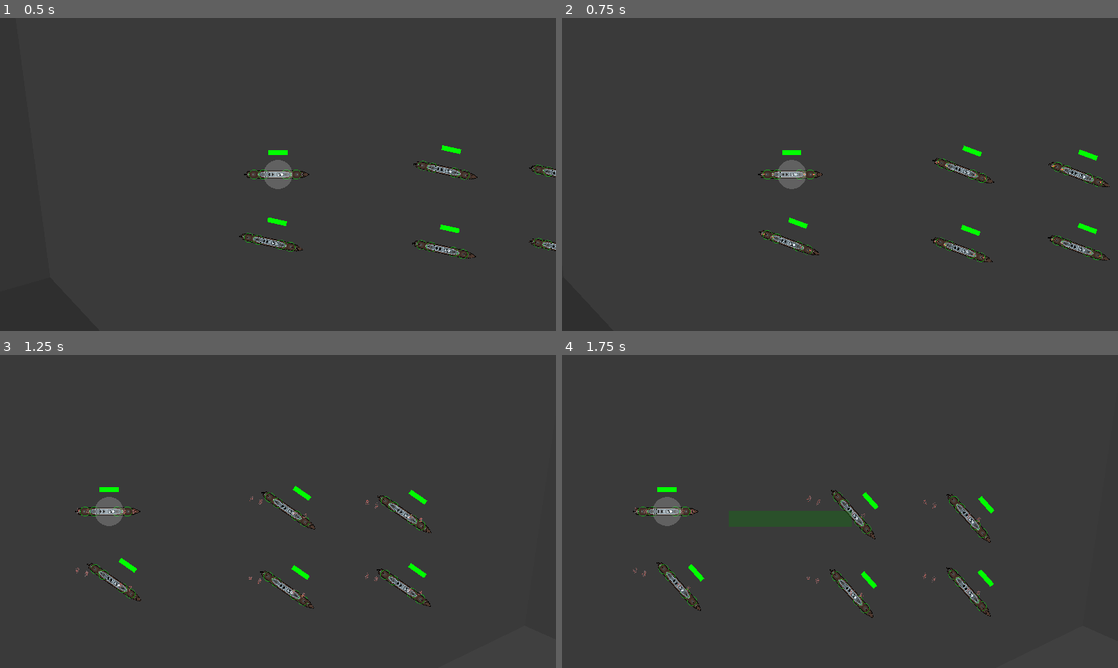
Above: before the commit, frames 1-4 (two rows, left to right).
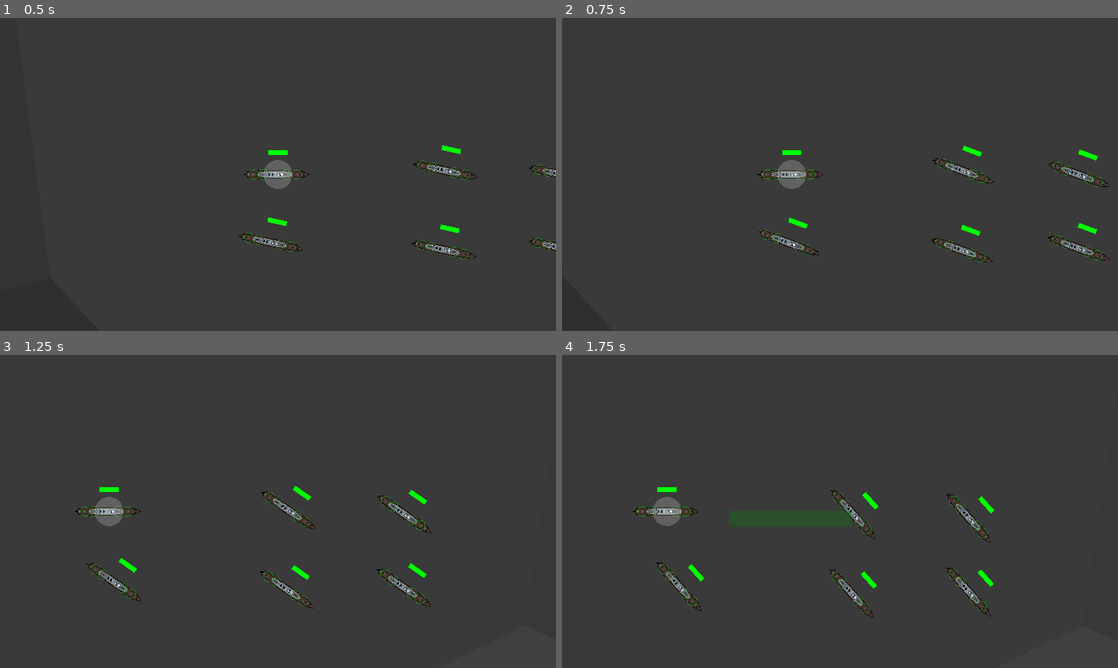
Above: after the commit, the same moments.

Repository: ObfuscatedOwl/bote-game
Game: Godot game, scene res://scenes/testScene.tscn
The game is run twice, just before and just after one commit, with the same random seed, the same clock (stepped at 60 frames per second) and the same inputs.
Inputs (mouse positions are in pixels of both pictures, inside the frame that each line leads up to):
- Up to frame 1 (0.5 s): no input
- Up to frame 2 (0.75 s): tap Enter (runRotor) at 0.5 s; move the mouse to (962, 158) at 0.52 s; hold Right (ui_right) from 0.53 s (still down); tap A (A) at 0.6 s; click (962, 158) at 0.67 s
- Up to frame 3 (1.25 s): keep holding Right (ui_right); tap D (D) at 0.8 s
- Up to frame 4 (1.75 s): release Right (ui_right) at 1.25 s; drag from (728, 527) to (851, 511) at 1.27 s

Frame 1 is identical in both runs. In frame 2, less than 0.1% of the frame differs, in the area x 35-98%, y 45-77%; in frame 3, 0.1%; in frame 4, 0.1%, in the area x 12-76%, y 44-78%.

Commit message:
Bullet & Explosions
New bullet landing code to simplify it a bit
Trying out some gpuParticle explosions

Diff:
--- /dev/null
+++ b/bote game/scenes/explosion.tscn
@@ -0,0 +1,117 @@
+[gd_scene load_steps=10 format=3 uid="uid://bc0dsea31wn0x"]
+
+[sub_resource type="Gradient" id="Gradient_5mvta"]
+offsets = PackedFloat32Array(0, 0.321053)
+colors = PackedColorArray(1, 1, 1, 1, 0, 0, 0, 1)
+
+[sub_resource type="GradientTexture1D" id="GradientTexture1D_guef6"]
+gradient = SubResource("Gradient_5mvta")
+
+[sub_resource type="Curve" id="Curve_gm3hk"]
+_data = [Vector2(0, 0.526316), 0.0, 0.0, 0, 0, Vector2(0.325792, 1), 0.0, 0.0, 0, 0, Vector2(1, 1), 0.0, 0.0, 0, 0]
+point_count = 3
+
+[sub_resource type="CurveTexture" id="CurveTexture_4xx57"]
+curve = SubResource("Curve_gm3hk")
+
+[sub_resource type="ParticleProcessMaterial" id="ParticleProcessMaterial_25l6u"]
+emission_shape = 1
+emission_sphere_radius = 15.68
+particle_flag_disable_z = true
+spread = 180.0
+gravity = Vector3(0, 0, 0)
+initial_velocity_min = 12.0
+initial_velocity_max = 24.59
+orbit_velocity_min = -0.01
+orbit_velocity_max = 0.1
+damping_min = 4.098
+damping_max = 5.738
+scale_max = 2.5
+scale_curve = SubResource("CurveTexture_4xx57")
+color = Color(0.572549, 0.372549, 0.333333, 0.639216)
+color_ramp = SubResource("GradientTexture1D_guef6")
+hue_variation_min = -0.07
+hue_variation_max = 0.15
+
+[sub_resource type="Gradient" id="Gradient_gkgo4"]
+colors = PackedColorArray(1, 1, 1, 1, 0, 0, 0, 1)
+
+[sub_resource type="GradientTexture1D" id="GradientTexture1D_4ch7n"]
+gradient = SubResource("Gradient_gkgo4")
+
+[sub_resource type="ParticleProcessMaterial" id="ParticleProcessMaterial_lpqq0"]
+emission_shape = 1
+emission_sphere_radius = 4.15
+particle_flag_disable_z = true
+spread = 174.84
+gravity = Vector3(0, 0, 0)
+initial_velocity_min = 16.39
+initial_velocity_max = 32.79
+angular_velocity_min = -129.83
+angular_velocity_max = 129.84
+orbit_velocity_min = 0.0
+orbit_velocity_max = 0.0
+radial_accel_min = -4.92
+radial_accel_max = 4.92
+tangential_accel_min = -6.56
+tangential_accel_max = 4.92
+angle_min = -59.0
+angle_max = 59.0
+scale_max = 2.0
+color = Color(0.87451, 0.423529, 0.309804, 1)
+color_ramp = SubResource("GradientTexture1D_4ch7n")
+hue_variation_min = -0.1
+hue_variation_max = 0.1
+
+[sub_resource type="ParticleProcessMaterial" id="ParticleProcessMaterial_akjyn"]
+emission_shape = 1
+emission_sphere_radius = 2.05
+particle_flag_disable_z = true
+spread = 180.0
+gravity = Vector3(0, 0, 0)
+initial_velocity_min = 8.2
+initial_velocity_max = 9.0
+angular_velocity_min = -94.42
+angular_velocity_max = 94.43
+orbit_velocity_min = -1.0
+orbit_velocity_max = 1.0
+linear_accel_min = -18.04
+linear_accel_max = 11.48
+radial_accel_min = -1.64
+radial_accel_max = 1.64
+damping_min = 8.197
+damping_max = 13.934
+angle_min = -59.0
+angle_max = 165.2
+color = Color(0.992157, 1, 1, 1)
+turbulence_noise_strength = 4.93
+turbulence_noise_scale = 4.57
+
+[node name="explosion" type="Node2D"]
+
+[node name="smoke" type="GPUParticles2D" parent="."]
+emitting = false
+amount = 1000
+process_material = SubResource("ParticleProcessMaterial_25l6u")
+lifetime = 5.0
+one_shot = true
+speed_scale = 11.55
+randomness = 0.05
+
+[node name="fire" type="GPUParticles2D" parent="."]
+emitting = false
+amount = 1000
+process_material = SubResource("ParticleProcessMaterial_lpqq0")
+lifetime = 2.0
+one_shot = true
+speed_scale = 11.55
+randomness = 0.05
+trail_lifetime = 0.02
+
+[node name="shine" type="GPUParticles2D" parent="."]
+emitting = false
+amount = 1000
+process_material = SubResource("ParticleProcessMaterial_akjyn")
+lifetime = 2.0
+one_shot = true
+speed_scale = 11.55
--- a/bote game/scripts/terrain/customAutoTile.gd
+++ b/bote game/scripts/terrain/customAutoTile.gd
@@ -22,7 +22,7 @@
 
 func allNeighboursSame(cell):
 	for adjacent in [Vector2i(-1, 0), Vector2i(1, 0), Vector2i(0, -1), Vector2i(0, 1)]:
-		if not get_cell_atlas_coords(0, cell) == get_cell_atlas_coords(0, cell +adjacent):
+		if not get_cell_atlas_coords(0, cell) == get_cell_atlas_coords(0, cell + adjacent):
 			if not get_cell_atlas_coords(0, cell + adjacent) == emptyCellID:
 				return false
 	return true
--- a/bote game/scripts/turret/bullet.gd
+++ b/bote game/scripts/turret/bullet.gd
@@ -1,9 +1,17 @@
 extends Node2D
 
 var velocity: Vector2
+var zSpeed: float
+
+var zPosition = 0
+var zAcc = -10
+
 var damage = 10
-var target
-var initialPosition
 
 func _process(delta):
 	position += velocity * delta
+	zSpeed += zAcc * delta
+	zPosition += zSpeed * delta
+
+	if (zPosition < 0):
+		queue_free()
--- a/bote game/scripts/turret/turret.gd
+++ b/bote game/scripts/turret/turret.gd
@@ -11,12 +11,13 @@
 const adjustmentIterations = 10
 
 var targeting = false
-var targetInRange = true
+var targetInRange = false
 var target: Node2D
 
 var relTargetVel: Vector2
 var relTargetPos: Vector2
 var adjustedTarget = null
+var targetInaccuracy = Vector2.ZERO
 
 const turretTurnSpeed = 0.8
 @export var maxRotation: float
@@ -62,7 +63,7 @@
 		reloading += delta
 	elif (rotation == goalRotation and currentElevation == goalElevation and targetInRange):
 		reloading = 0
-		fire()
+		fire(adjustedTarget)
 
 func adjustAim():
 	relTargetPos = target.position - position
@@ -97,12 +98,13 @@
 	# Elevation required by the turret to strike the target
 	return atan((sqrt(b24ac) - range) / (2 * m2Parameter))
 
-func fire():
+func fire(target):
 	$"Smoke".emitting = true
 	$"Fire".emitting = true
 	var newBullet = bullet.instantiate()
 	if bulletNode != null:
 		bulletNode.add_child(newBullet)
+
 	newBullet.position = position
 	newBullet.velocity = Vector2.from_angle(rotation) * muzzleSpeed * cos(currentElevation)
-	print(newBullet.velocity.length())
+	newBullet.zSpeed = muzzleSpeed * sin(currentElevation)
